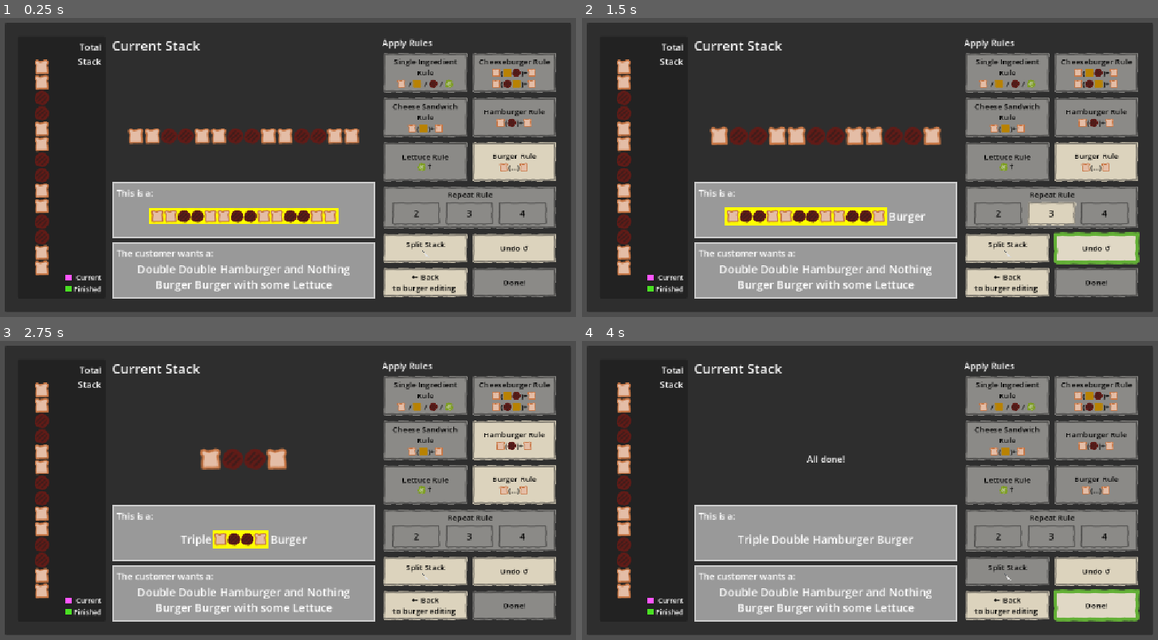
Above: before the commit, frames 1-4 (two rows, left to right).
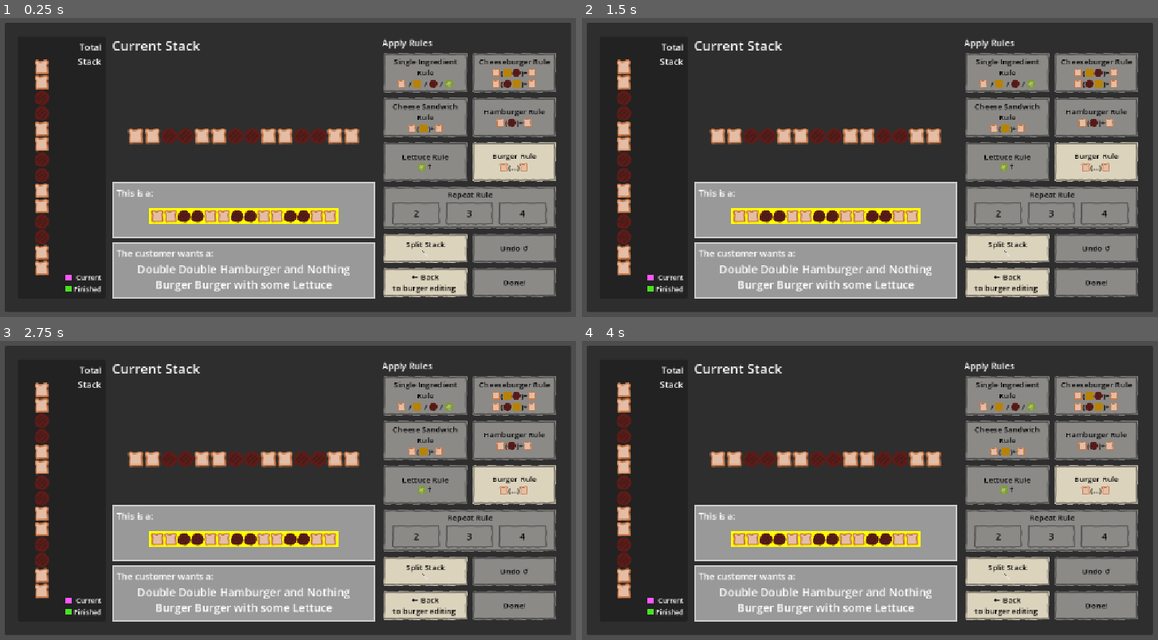
Above: after the commit, the same moments.

Repository: tobiaswahyudi/caesar-of-cheese
Game: Godot game, scene res://scenes/naming_ui.tscn
Two runs of this game, one before a commit and one after it. Both use one fixed random seed, a clock stepped at 60 frames per second and the inputs below. This scene is started directly instead of the project's main scene.
Inputs (mouse positions are in pixels of both pictures, inside the frame that each line leads up to):
- Up to frame 1 (0.25 s): no input
- Up to frame 2 (1.5 s): click (1094, 161) at 0.5 s; click (1094, 248) at 1.25 s
- Up to frame 3 (2.75 s): click (472, 535) at 2 s, where only the run before the commit has a clickable "3"
- Up to frame 4 (4 s): click (1094, 439) at 2.77 s; click (1094, 604) at 3.52 s

The runs differ from the first frame. In frame 1, 1.4% of the frame differs, in the area x 82-97%, y 72-82%; in frame 2, 5.4%; in frame 3, 6.4%; in frame 4, 9.6%, in the area x 22-97%, y 36-94%.

Commit message:
Undo

Diff:
--- a/scenes/naming_ui.gd
+++ b/scenes/naming_ui.gd
@@ -51,6 +51,8 @@
 
 var total_bst: Parser.BST
 
+var bst_history: Array[Parser.BST] = []
+
 var done_naming: bool:
 	get():
 		return current_stack == ""
@@ -79,7 +81,7 @@
 	burger_button.disabled = done_naming or is_splitting or not Parser.check_rule_burger(current_stack)
 
 	initiate_split_button.disabled = done_naming or is_splitting
-	# undo_button.disabled = never
+	undo_button.disabled = len(bst_history) == 0
 
 	done_button.disabled = not done_naming
 	for idx in range(len(repeat_buttons)):
@@ -120,14 +122,7 @@
 	eval_button_state()
 	update_displays()
 
-func apply_resolve_bst(bst: Parser.BST):
-	if total_bst.is_directly_unresolved():
-		total_bst = bst
-	else:
-		print("Before resolve: ", total_bst.get_repr())
-		total_bst.resolve_first(bst)
-		print("After resolve: ", total_bst.get_repr())
-
+func eval_current_from_bst() -> void:
 	var next_unresolved = total_bst.first_unresolved_child()
 	if next_unresolved == null:
 		# Done naming!!
@@ -137,6 +132,17 @@
 	print("on tree ", total_bst.get_repr(), " next unresolved is: ",current_stack)
 	eval_state()
 
+func apply_resolve_bst(bst: Parser.BST):
+	bst_history.append(total_bst.deep_clone())
+
+	if total_bst.is_directly_unresolved():
+		total_bst = bst
+	else:
+		print("Before resolve: ", total_bst.get_repr())
+		total_bst.resolve_first(bst)
+		print("After resolve: ", total_bst.get_repr())
+	eval_current_from_bst()
+
 func make_button_click_action(do_one_step_and_get_bst: Callable) -> Callable:
 	return func():
 		var resolved_bst = do_one_step_and_get_bst.call(current_stack)
@@ -148,6 +154,13 @@
 		var resolved_bst = do_one_step_and_get_bst.call(param, current_stack)
 		# print("resolving bst for repeat ", param, " resolved to ", resolved_bst.get_name(), ", aka ", resolved_bst.get_repr())
 		apply_resolve_bst(resolved_bst)
+
+func undo_history() -> void:
+	if len(bst_history) == 0:
+		return
+	var back_hist = bst_history.pop_back()
+	total_bst = back_hist
+	eval_current_from_bst()
 
 func _ready() -> void:
 	img_path_map = {
@@ -173,6 +186,8 @@
 		var repeat_count = idx + 2
 		button.pressed.connect(make_button_click_parameterized_action(repeat_count, Parser.do_one_step_repeat))
 
+	undo_button.pressed.connect(undo_history)
+
 	initiate_split_button.pressed.connect(func():
 		is_splitting = true
 		split_pos = 1
--- a/scenes/naming_ui.tscn
+++ b/scenes/naming_ui.tscn
@@ -2,8 +2,6 @@
 
 [ext_resource type="Script" uid="uid://d0bx2ffxqtdnn" path="res://scenes/naming_ui.gd" id="1_igo0j"]
 [ext_resource type="Theme" uid="uid://dlnecythsgbl1" path="res://ui/buttons.theme.tres" id="1_pw6ya"]
-[ext_resource type="StyleBox" uid="uid://cnmtghe5y88ua" path="res://ui/button_stylebox_hovered.tres" id="2_ge8nu"]
-[ext_resource type="StyleBox" uid="uid://b4t7y1i1ljyp5" path="res://ui/button_stylebox_normal.tres" id="2_glona"]
 [ext_resource type="Texture2D" uid="uid://bdat66a0cih3" path="res://img/disabled.png" id="8_d4j6g"]
 [ext_resource type="Theme" uid="uid://ct3uyhalnf088" path="res://ui/button_theme_2.tres" id="11_3lqn1"]
 
@@ -612,9 +610,7 @@
 layout_mode = 2
 size_flags_horizontal = 3
 size_flags_vertical = 3
-theme = ExtResource("1_pw6ya")
-theme_override_styles/normal = ExtResource("2_glona")
-theme_override_styles/hover = ExtResource("2_ge8nu")
+theme = ExtResource("11_3lqn1")
 autowrap_mode = 2
 
 [node name="MarginContainer" type="MarginContainer" parent="PanelContainer/MarginContainer/HBoxContainer/Buttons/ButtonsGrid2/Undo" unique_id=1292899037]
@@ -644,9 +640,7 @@
 layout_mode = 2
 size_flags_horizontal = 3
 size_flags_vertical = 3
-theme = ExtResource("1_pw6ya")
-theme_override_styles/normal = ExtResource("2_glona")
-theme_override_styles/hover = ExtResource("2_ge8nu")
+theme = ExtResource("11_3lqn1")
 autowrap_mode = 2
 
 [node name="MarginContainer" type="MarginContainer" parent="PanelContainer/MarginContainer/HBoxContainer/Buttons/ButtonsGrid2/BackToEdit" unique_id=152906004]
--- a/scripts/namer.gd
+++ b/scripts/namer.gd
@@ -80,6 +80,15 @@
 		# Equivalent to (self is BSTUnresolved)
 		return false
 
+	func deep_clone() -> BST:
+		return null
+
+	func deep_cloned_children() -> Array[BST]:
+		var arr: Array[BST] = []
+		for c in children:
+			arr.append(c.deep_clone())
+		return arr
+
 class BSTUnresolved extends BST:
 	func get_name(unres_func: Variant = null) -> String:
 		if unres_func:
@@ -94,6 +103,9 @@
 
 	func is_directly_unresolved() -> bool:
 		return true
+
+	func deep_clone() -> BST:
+		return BSTUnresolved.new(substring, deep_cloned_children())
 
 class BSTIngredient extends BST:
 	func get_name(_unres_func: Variant = null) -> String:
@@ -113,6 +125,9 @@
 
 	func depth() -> int:
 		return 1
+
+	func deep_clone() -> BST:
+		return BSTIngredient.new(substring, deep_cloned_children())
 
 class BSTBurger extends BST:
 	func get_name(unres_func: Variant = null) -> String:
@@ -132,6 +147,9 @@
 	func first_unresolved_child() -> BST:
 		return children[0].first_unresolved_child()
 
+	func deep_clone() -> BST:
+		return BSTBurger.new(substring, deep_cloned_children())
+
 class BSTSequence extends BST:
 	func get_name(unres_func: Variant = null) -> String:
 		var contents_name = ""
@@ -158,6 +176,9 @@
 		# disfavor sequences
 		return max_child_depth() + 2
 
+	func deep_clone() -> BST:
+		return BSTSequence.new(substring, deep_cloned_children())
+
 class BSTMultiple extends BST:
 	func get_name(unres_func: Variant = null) -> String:
 		return tuple_name + ' ' + children[0].get_name(unres_func)
@@ -173,6 +194,11 @@
 
 	func is_cheese_sequence() -> bool:
 		return children[0].is_cheese_sequence()
+
+	func deep_clone() -> BST:
+		var mult = BSTMultiple.new(substring, deep_cloned_children())
+		mult.repeat_count = repeat_count
+		return mult
 
 var min_stack_depth_cache: Dictionary[String, int] = {}
 
